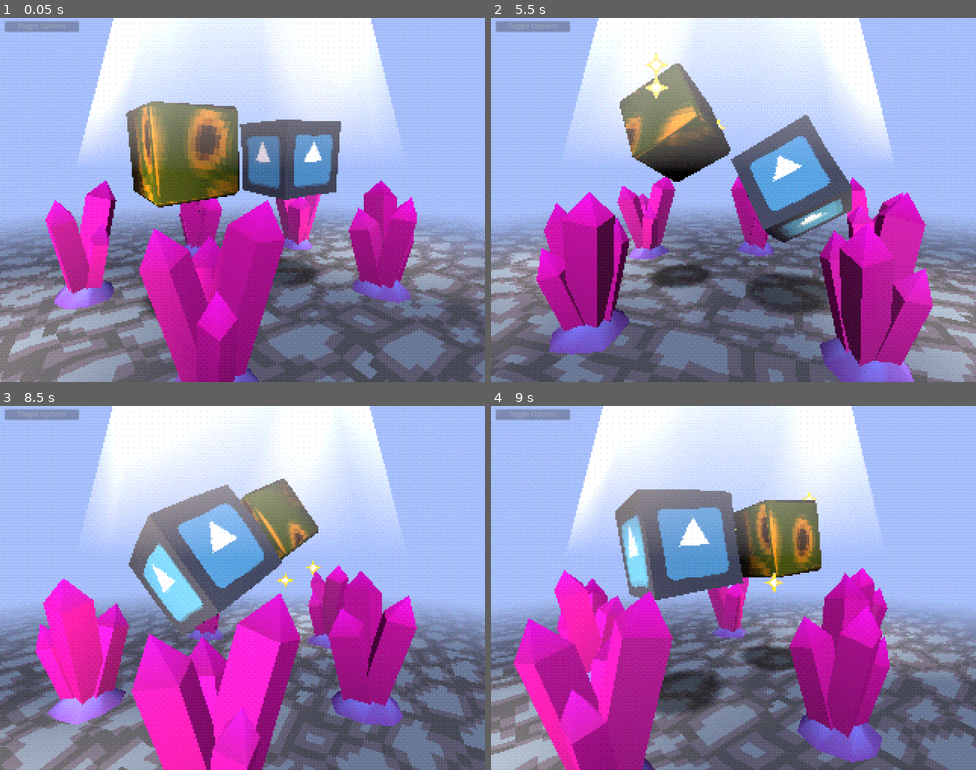
Above: before the commit, frames 1-4 (two rows, left to right).
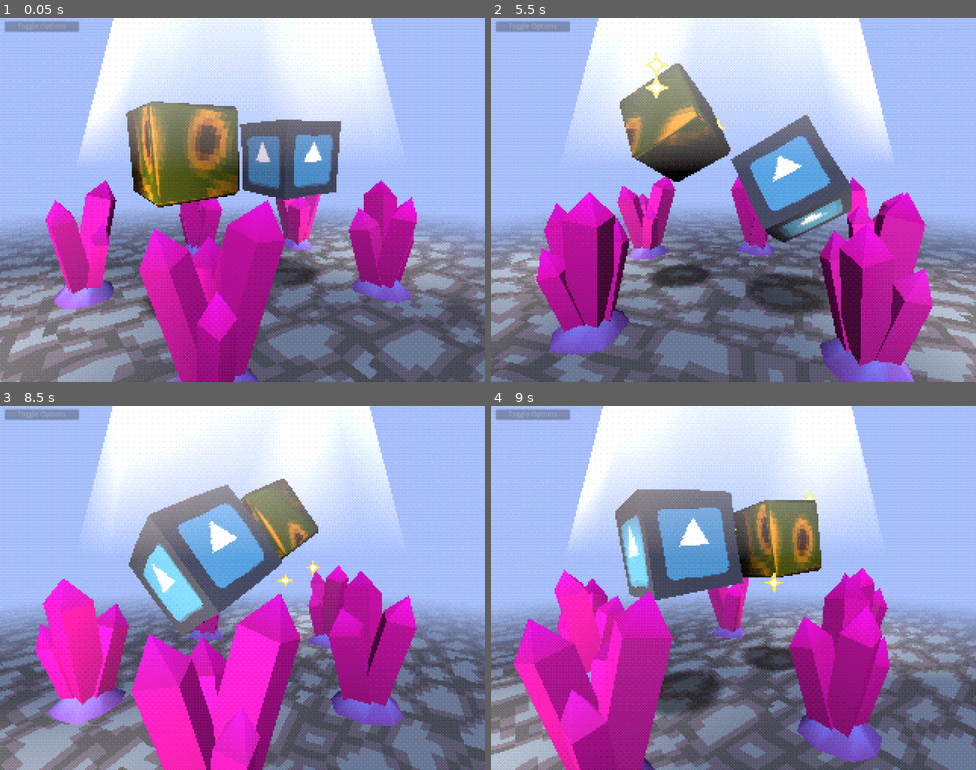
Above: after the commit, the same moments.

Repository: MenacingMecha/godot-psx-style-demo
Game: Godot game, scene res://post_process/pp_stack.tscn
Same seed, same stepped clock (60 frames per second), same inputs: the game is played once before the commit and once after it. The engine's default icon, where the game draws it, is replaced by a stand-in: a white triangle on a blue panel in a dark square.
Inputs:
- Up to frame 1 (0.05 s): no input
- Up to frame 2 (5.5 s): tap Enter (ui_accept) at 0.5, 0.6, 0.77, 1.07, 1.35, 1.52, 1.82, 2.1, 2.85, 3.02, 3.32, 3.6, 3.77, 4.07, 4.35, 4.52, 4.82, 5.1 s; tap R (reset_camera_position) at 4.15 s
- Up to frame 3 (8.5 s): tap Enter (ui_accept) at 5.85, 6.02, 6.32, 6.6, 6.77, 7.07, 7.35, 7.52, 7.82, 8.1 s
- Up to frame 4 (9 s): tap Enter (ui_accept) at 8.85 s

Frame 1 is identical in both runs. In frame 2, less than 0.1% of the frame differs, in the area x 16-64%, y 48-79%; in frame 3, less than 0.1%, in the area x 25-85%, y 35-98%; in frame 4, less than 0.1%.

Commit message:
Refactored `orbit_camera.gd` to not process input directly

Diff:
--- a/world/orbit_camera.gd
+++ b/world/orbit_camera.gd
@@ -1,13 +1,17 @@
 extends Spatial
 
-export (float, 0, 3) var speed = 1
-export (bool) var rotate_camera = true
+const ROTATION_SPEED := 1.0
 
-onready var default_y_rotation : float = rotation.y
+var _time = 0.0
 
-func _process(delta):
-	if Input.is_action_just_pressed("ui_accept"):
-		rotate_camera = !rotate_camera
-	if Input.is_action_just_pressed("reset_camera_position"):
-		rotation.y = default_y_rotation
-	rotate_y(1 * speed * delta * float(rotate_camera))
+onready var _default_y_rotation: float = rotation.y
+
+
+func _process(p_delta: float):
+	self._time += p_delta
+	self.rotation.y = self._default_y_rotation + self._time * ROTATION_SPEED
+
+
+func restart():
+	self.rotation.y = self._default_y_rotation
+	self._time = 0.0
--- a/world/world.tscn
+++ b/world/world.tscn
@@ -129,7 +129,7 @@
 transform = Transform( 1, 0, 0, 0, 1, 0, 0, 0, 1, 0, -0.993481, 0 )
 shape = SubResource( 4 )
 
-[node name="OrbitPoint" type="Spatial" parent="."]
+[node name="OrbitPoint" type="Spatial" parent="." groups=["can_pause", "can_restart"]]
 transform = Transform( 0.831023, 0, -0.556238, 0, 1, 0, 0.556238, 0, 0.831023, 0, -2.38419e-07, -4.76837e-07 )
 script = ExtResource( 1 )
 
